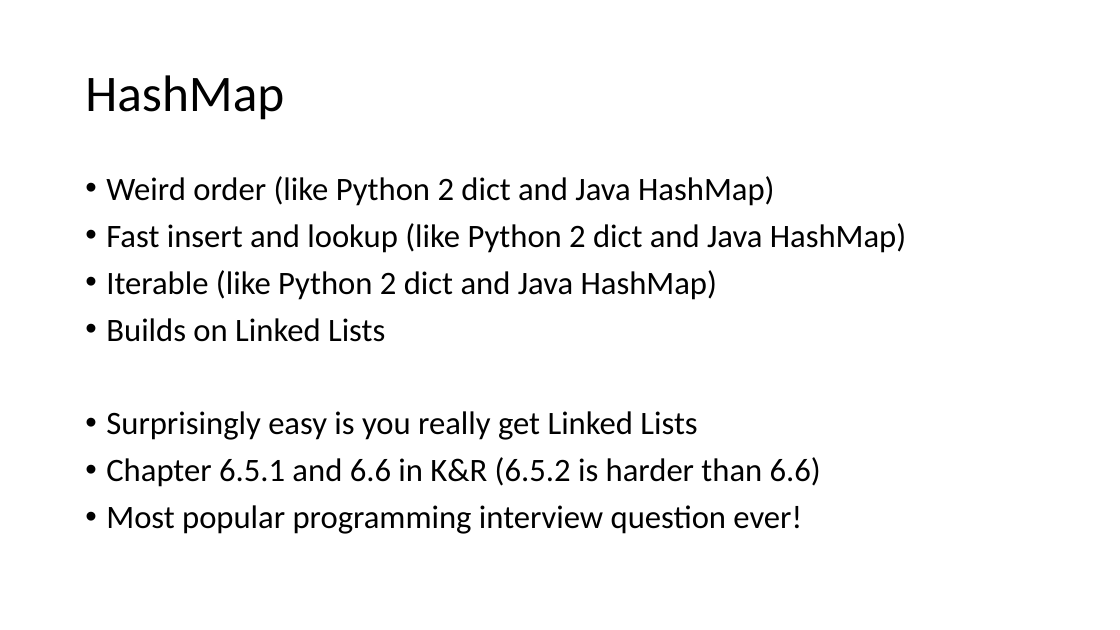
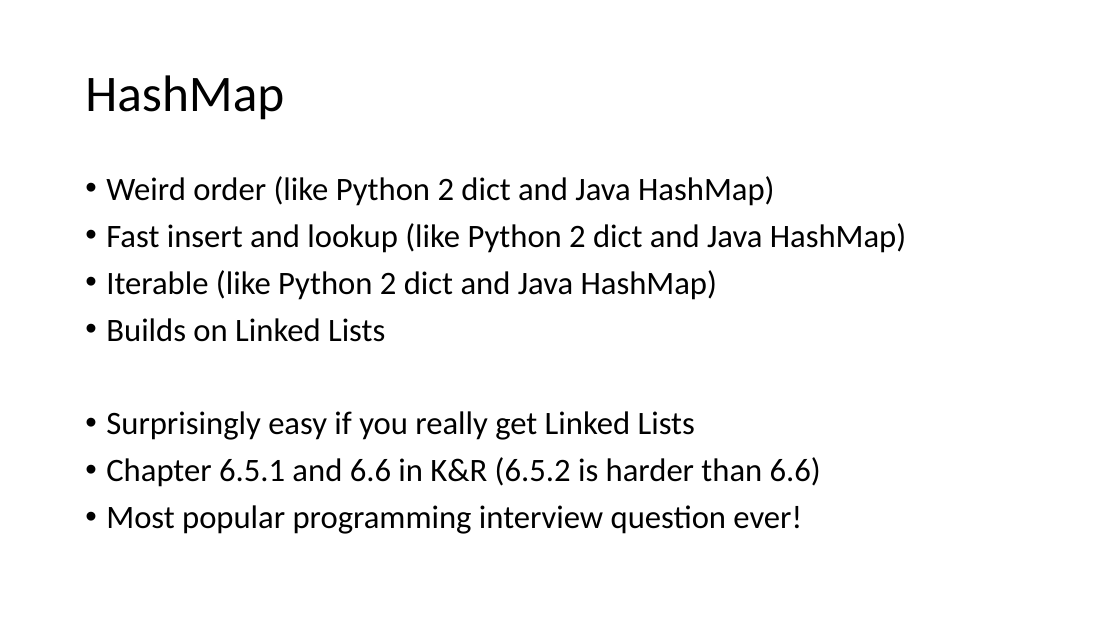
Before and after one commit to csev/cc4e, a slide deck: slide 7 of lectures/CC-05-Trees-Hash.pptx. Drawn at 1120x630 pixels with LibreOffice and Linux fonts; fonts in the diff are those of the drawing. Boxes give left, top, right and bottom in pixels: in the first picture for what was removed or moved away, otherwise in the second. Text is boxed around its words. In the diff, an @@ line names an element or a change of style, - is before the commit and + after.

```diff
--- a/lectures/CC-05-Trees-Hash.pptx
+++ b/lectures/CC-05-Trees-Hash.pptx
@@ text at [106, 411, 695, 440]: text changed @@
-• Surprisingly easy is you really get Linked Lists
+• Surprisingly easy if you really get Linked Lists
```
Also in this commit, not shown: 2 other files.
